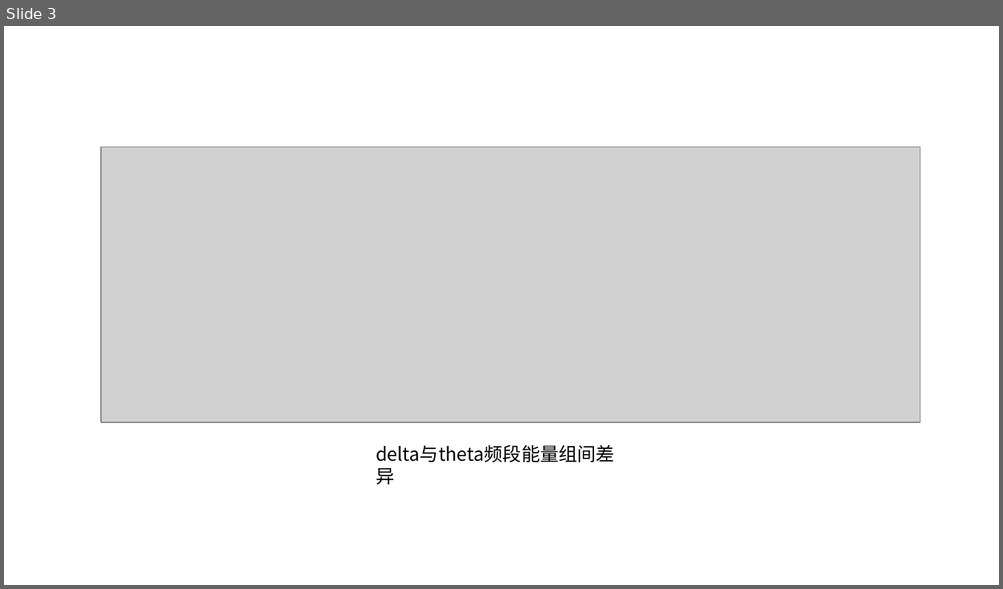
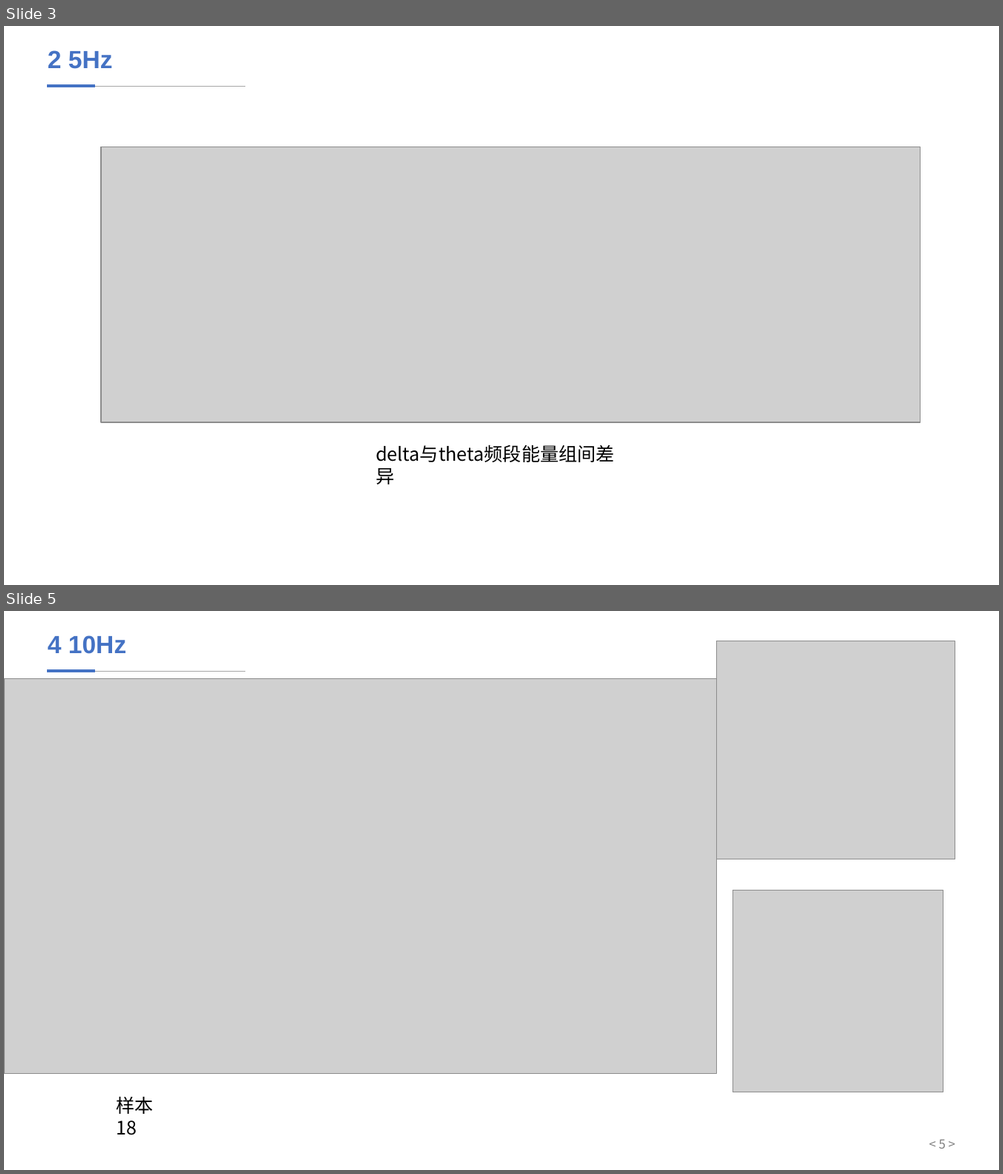
Before and after one commit to XiaoHai-Smida/rsvp, a slide deck: figs/eeg.pptx. Shown one above the other, each under a label of ours: slide 3 before the commit, slides 3 and 5 after it; the slides between them are not shown. The pictures are 1003x589 and 1003x1174 pixels, drawn with LibreOffice and Linux fonts; fonts in the diff are those of the drawing; grey boxes stand for pictures. Boxes give left, top, right and bottom in pixels: in the first picture for what was removed or moved away, otherwise in the second. Text is boxed around its words. In the diff, an @@ line names an element or a change of style, - is before the commit and + after.

```diff
--- a/figs/eeg.pptx
+++ b/figs/eeg.pptx
@@ slide 5 added at (x1=4, y1=611, x2=999, y2=1170), background #FFFFFF; not listed: 2 template elements that a slide beside it also shows @@
@@ title added at (x1=48, y1=635, x2=126, y2=654), 24 pt, text #4472C4, bold @@
+4 10Hz
@@ picture added at (x1=717, y1=641, x2=955, y2=859) @@
@@ picture added at (x1=4, y1=678, x2=717, y2=1073) @@
@@ picture added at (x1=732, y1=891, x2=942, y2=1093) @@
@@ text added at (x1=116, y1=1096, x2=153, y2=1136), 18 pt, text #000000 @@
+样本18
@@ page number added at (x1=939, y1=1140, x2=945, y2=1149), 12 pt, text #808080 @@
+< 5 >
@@ slide 3 changed as well @@
@@ title added at (x1=48, y1=50, x2=113, y2=69), 24 pt, text #4472C4, bold @@
+2 5Hz
@@ line added from (47, 87) to (246, 87), #A6A6A6 0.5 pt @@
@@ line added from (47, 87) to (95, 87), #4472C4 3 pt @@
```
Also in this commit, not shown: 2 other slides changed, 1 other slide added.
